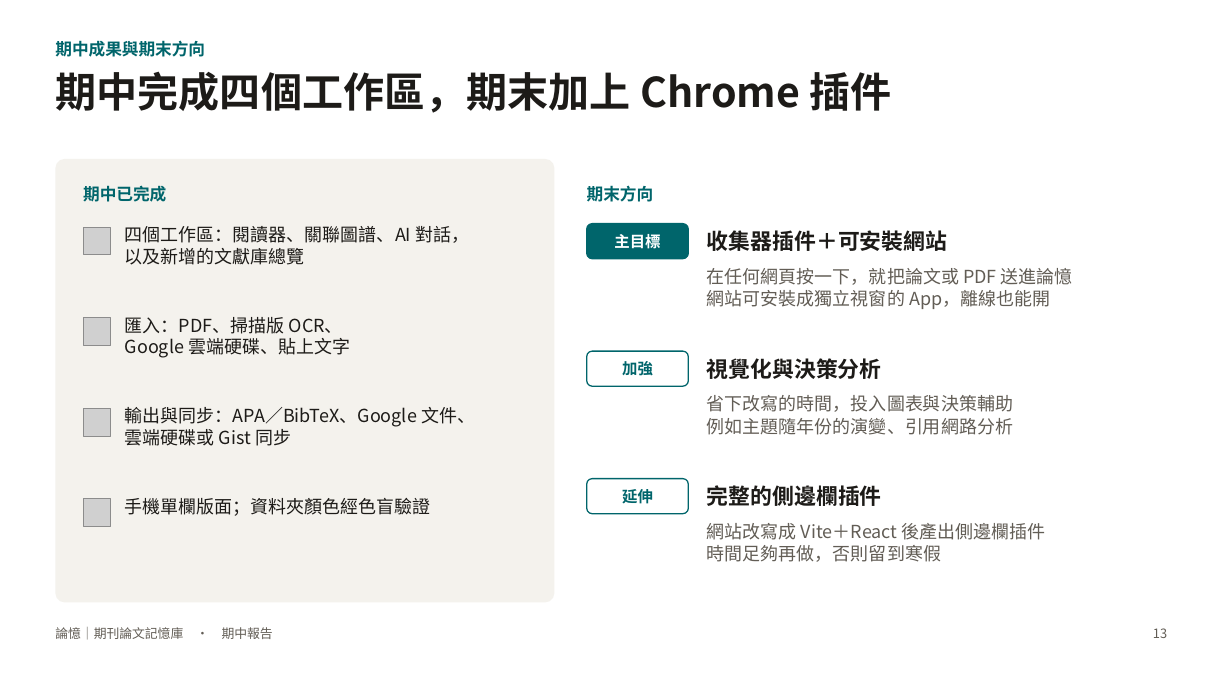
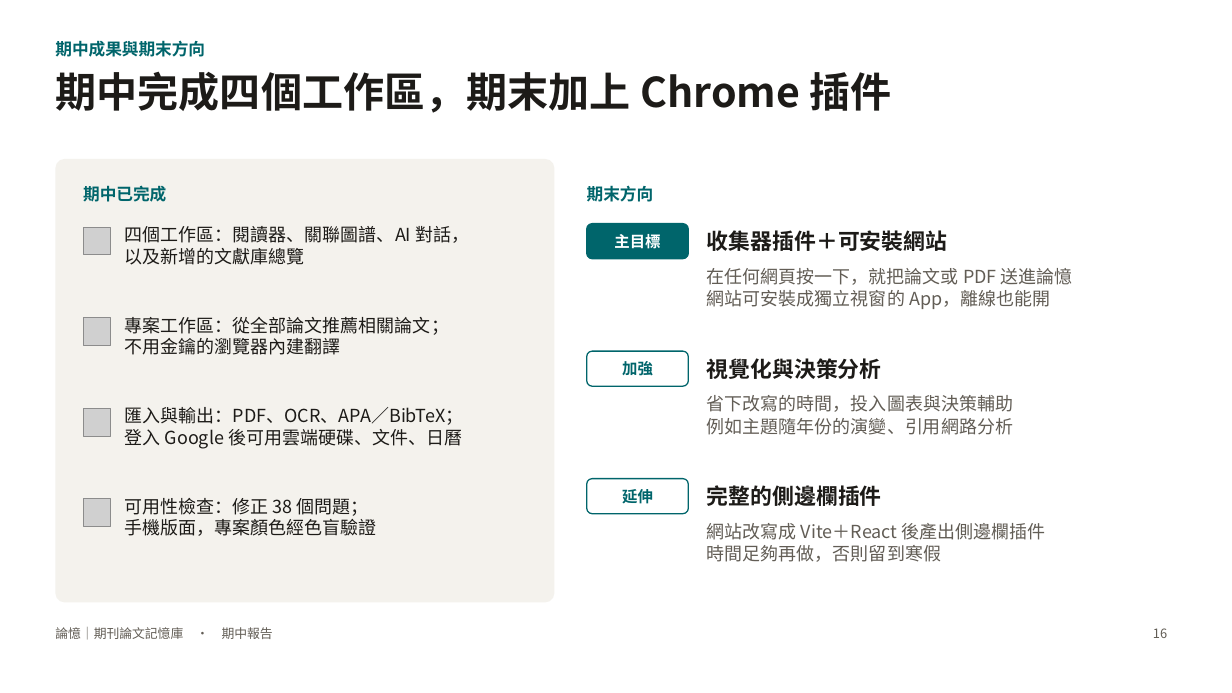
Before and after one commit to charleslin2003-prog/Journal-Article-Memory-Tool, a slide deck: slide 16 of docs/期中報告_論憶.pptx (slide 13 before the commit). Drawn at 1232x693 pixels with LibreOffice and Linux fonts; fonts in the diff are those of the drawing; grey boxes stand for pictures. Boxes give left, top, right and bottom in pixels: in the first picture for what was removed or moved away, otherwise in the second. Text is boxed around its words. In the diff, an @@ line names an element or a change of style, - is before the commit and + after.

```diff
--- a/docs/期中報告_論憶.pptx
+++ b/docs/期中報告_論憶.pptx
@@ text at (x1=125, y1=317, x2=449, y2=355): text changed @@
-匯入：PDF、掃描版 OCR、
-Google 雲端硬碟、貼上文字
+專案工作區：從全部論文推薦相關論文；
+不用金鑰的瀏覽器內建翻譯
@@ text at (x1=125, y1=407, x2=464, y2=449): text changed @@
-輸出與同步：APA／BibTeX、Google 文件、
-雲端硬碟或 Gist 同步
+匯入與輸出：PDF、OCR、APA／BibTeX；
+登入 Google 後可用雲端硬碟、文件、日曆
@@ text at (x1=125, y1=498, x2=377, y2=536): text changed @@
-手機單欄版面；資料夾顏色經色盲驗證
+可用性檢查：修正 38 個問題；
+手機版面，專案顏色經色盲驗證
@@ page number at (x1=1153, y1=628, x2=1167, y2=638): text changed @@
-13
+16
```
Also in this commit, not shown: 10 other slides changed, 3 slides added, 14 other files.
